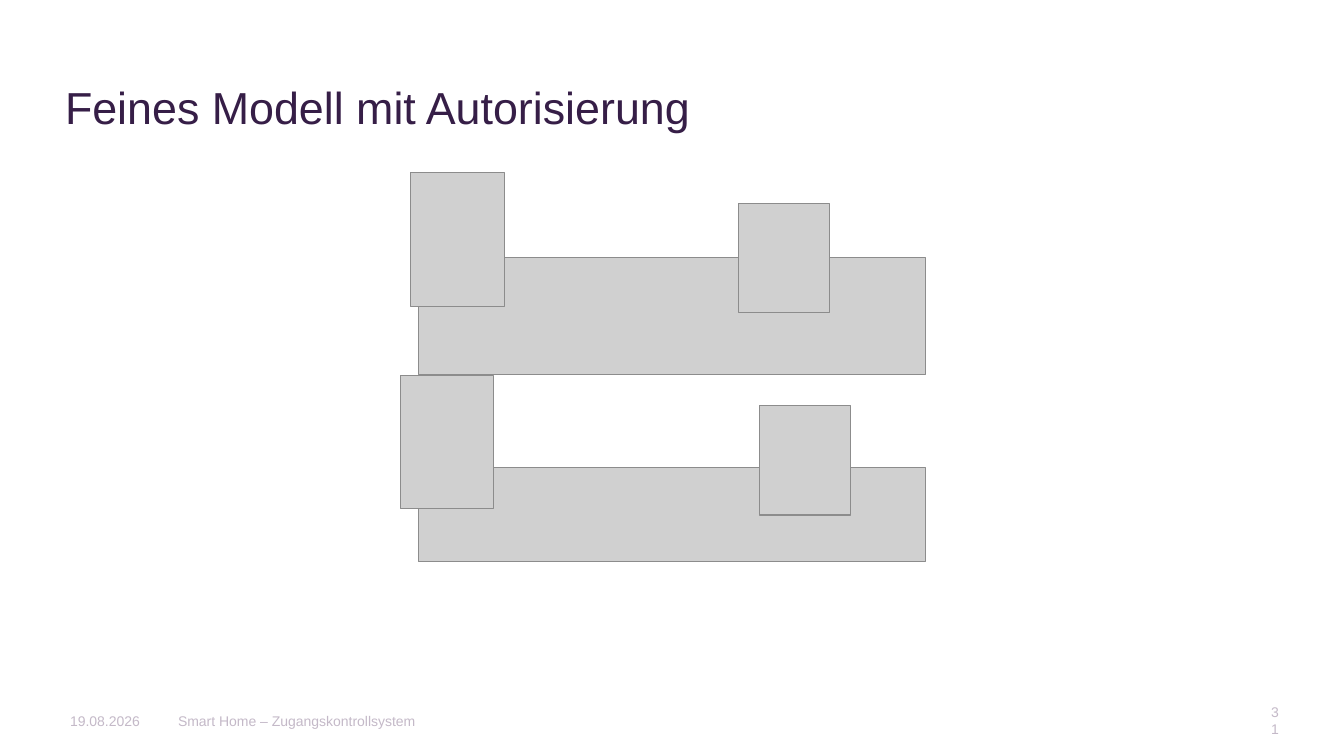
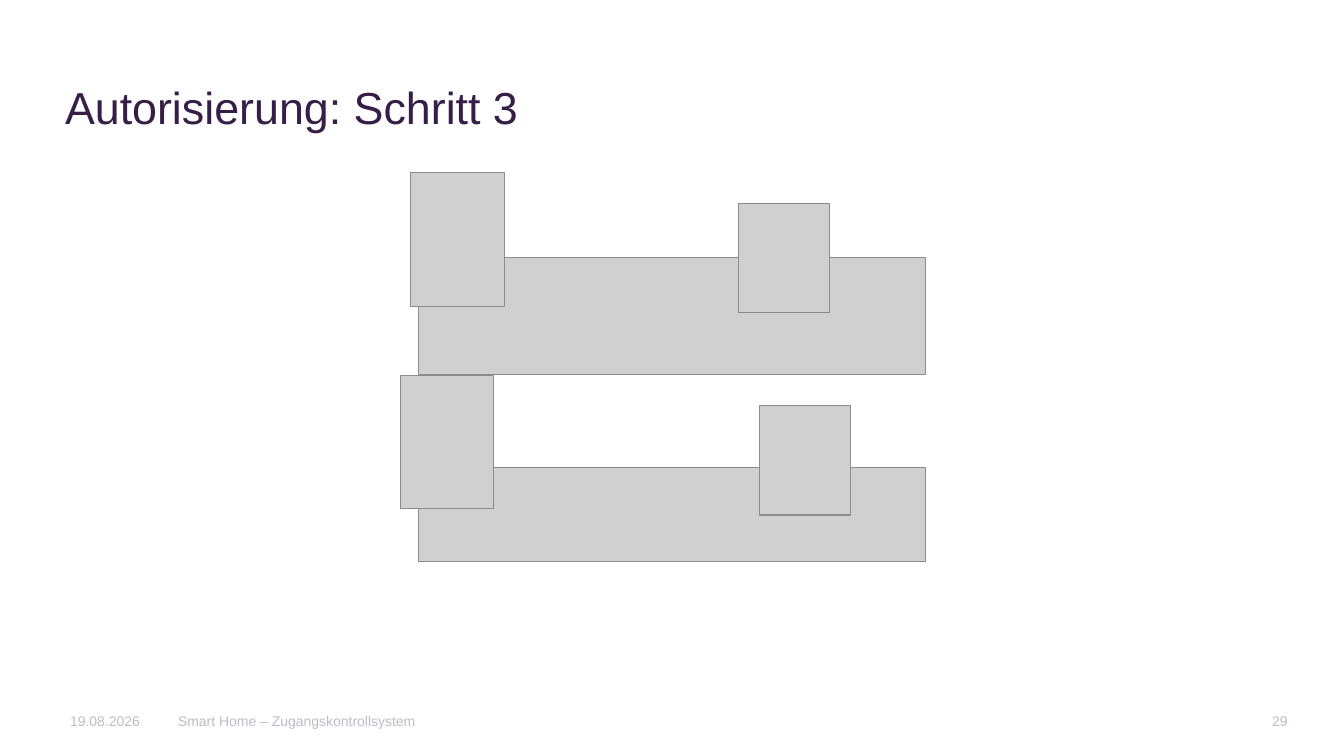
Before and after one commit to AnnaLiviaMartin/rs-smart-home, a slide deck: slide 29 of presentation/Smart_Home_Zugangskontrollsystem.pptx (slide 31 before the commit). Drawn at 1344x756 pixels with LibreOffice and Linux fonts; fonts in the diff are those of the drawing; grey boxes stand for pictures; background and template pictures are left out. Boxes give left, top, right and bottom in pixels: in the first picture for what was removed or moved away, otherwise in the second. Text is boxed around its words. In the diff, an @@ line names an element or a change of style, - is before the commit and + after.

```diff
--- a/presentation/Smart_Home_Zugangskontrollsystem.pptx
+++ b/presentation/Smart_Home_Zugangskontrollsystem.pptx
@@ title at box(65, 91, 518, 133): text changed @@
-Feines Modell mit Autorisierung
+Autorisierung: Schritt 3
@@ page number at box(1272, 716, 1288, 726): text changed @@
-31
+29
```
Also in this commit, not shown: 18 other slides changed, 4 slides added, 5 slides removed.
